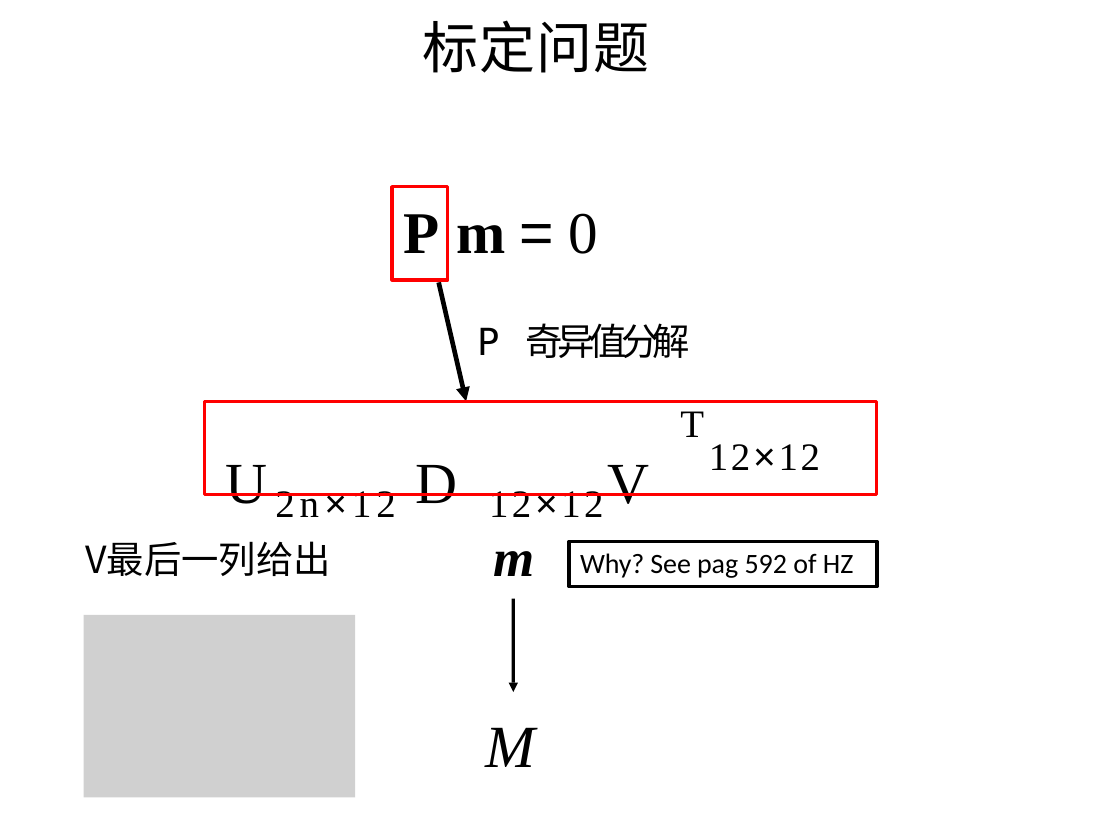
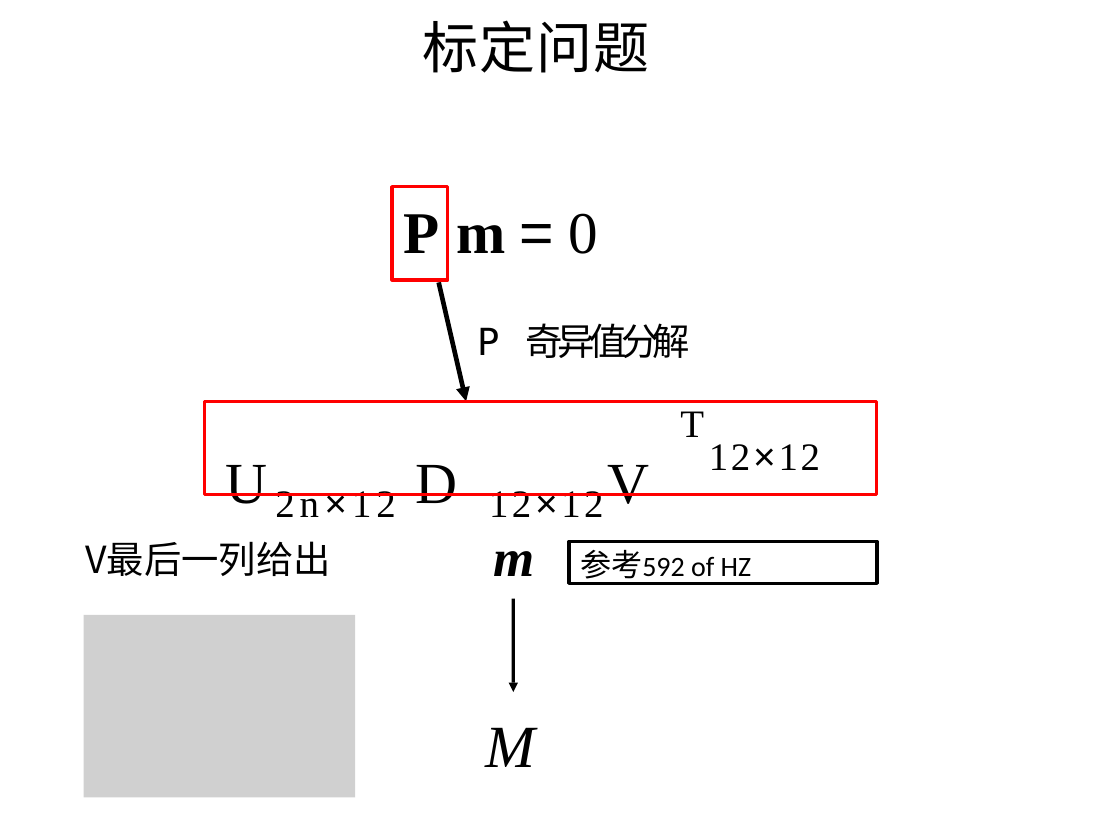
Before and after one commit to evenhax/translation_and_refining_for_cs231a, a slide deck: slide 32 of PPT231a_trans_and_refine/中文矫正版/lecture3_camera_calibration - 副本.pptx. Drawn at 1120x840 pixels with LibreOffice and Linux fonts; fonts in the diff are those of the drawing; grey boxes stand for pictures. Boxes give left, top, right and bottom in pixels: in the first picture for what was removed or moved away, otherwise in the second. Text is boxed around its words. In the diff, an @@ line names an element or a change of style, - is before the commit and + after.

```diff
--- a/PPT231a_trans_and_refine/中文矫正版/lecture3_camera_calibration - 副本.pptx
+++ b/PPT231a_trans_and_refine/中文矫正版/lecture3_camera_calibration - 副本.pptx
@@ text in rectangle at [580, 550, 752, 585]: text changed @@
-Why? See pag 592 of HZ
+参考592 of HZ
```
Also in this commit, not shown: 13 other slides changed, 3 other files.
